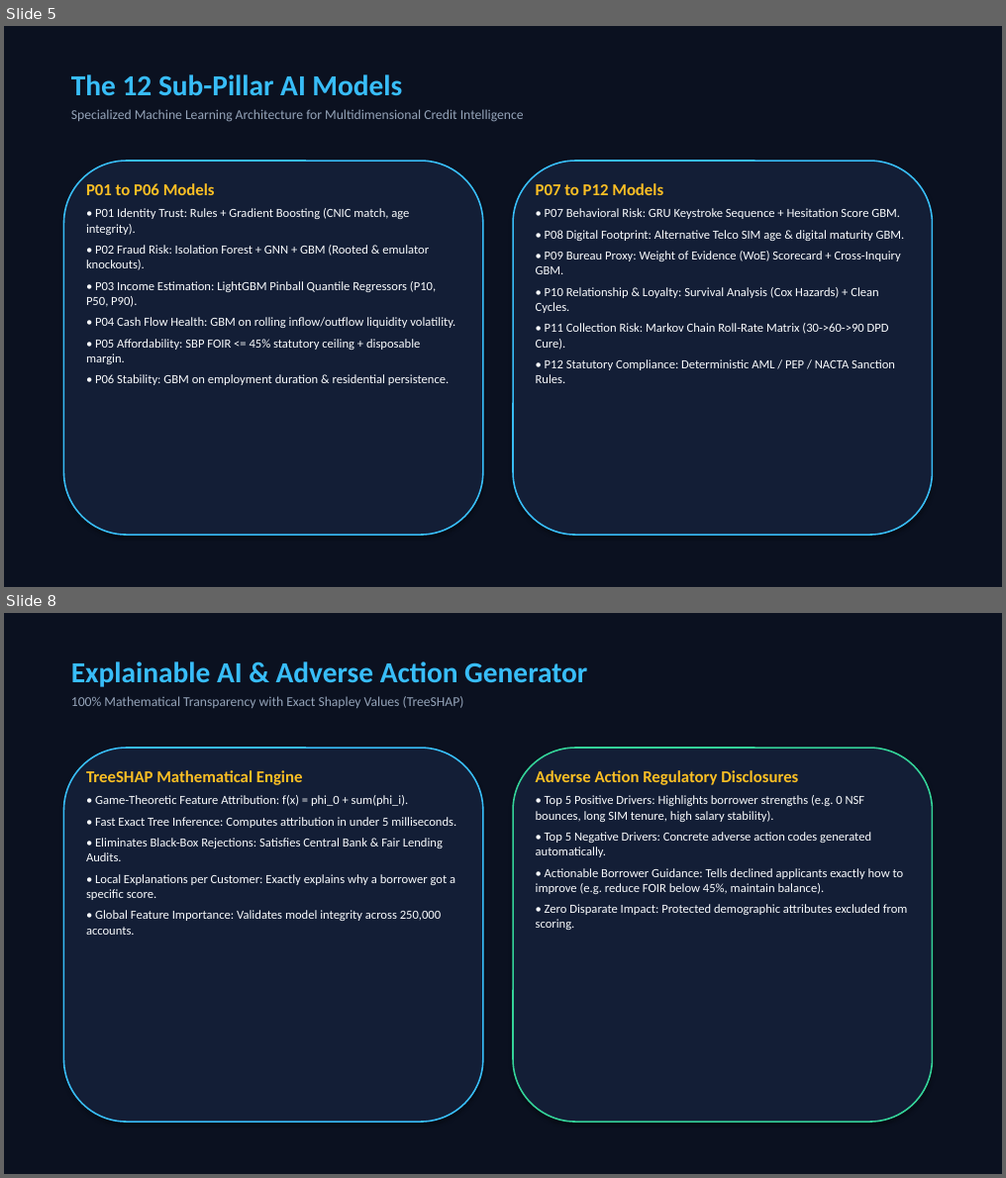
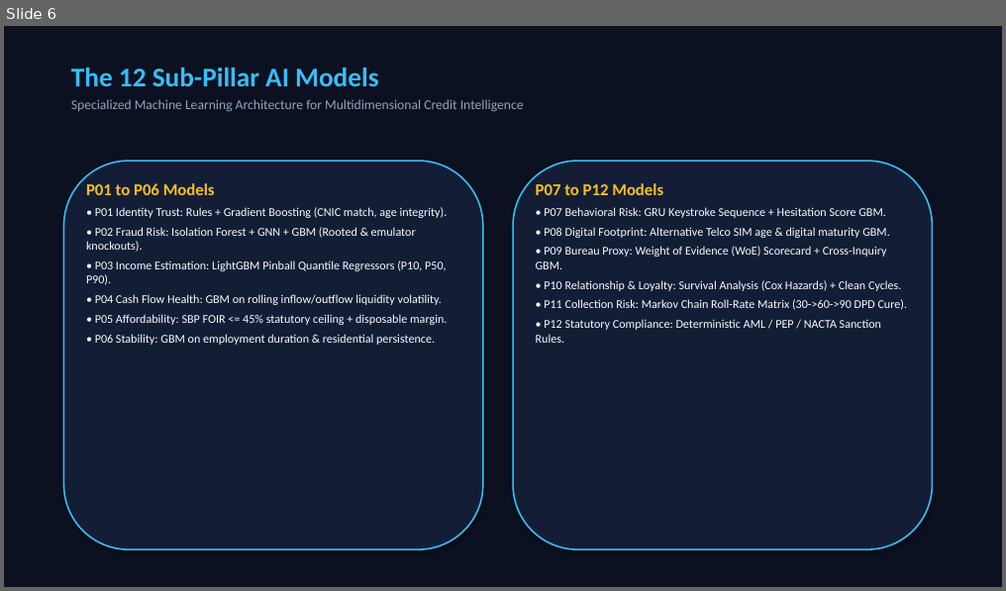
Before and after one commit to khayam1064/AI-CREDIT-SCORING, a slide deck: AI_Credit_Scoring_Conference_Master_Presentation.pptx. Shown one above the other, each under a label of ours: slides 5 and 8 before the commit, slide 6 after it; the slides between them are not shown. The pictures are 1006x1178 and 1006x591 pixels, drawn with LibreOffice and Linux fonts; fonts in the diff are those of the drawing. Boxes give left, top, right and bottom in pixels: in the first picture for what was removed or moved away, otherwise in the second. Text is boxed around its words. In the diff, an @@ line names an element or a change of style, - is before the commit and + after.

Commit message:
Enhance conference presentation with flow.png, ROC curve, grade distribution, IFRS 9, and SHAP charts

```diff
--- a/AI_Credit_Scoring_Conference_Master_Presentation.pptx
+++ b/AI_Credit_Scoring_Conference_Master_Presentation.pptx
@@ slide 8 removed at [4,613,1002,1174], background #FFFFFF @@
@@ rectangle removed at [4,613,1002,1174] @@
@@ text removed at [71,662,587,708] @@
-Explainable AI & Adverse Action Generator
-100% Mathematical Transparency with Exact Shapley Values (TreeSHAP)
@@ rounded rectangle removed at [63,748,483,1122] @@
@@ rounded rectangle removed at [513,748,933,1122] @@
@@ text removed at [86,770,456,935] @@
-TreeSHAP Mathematical Engine
-• Game-Theoretic Feature Attribution: f(x) = phi_0 + sum(phi_i).
-• Fast Exact Tree Inference: Computes attribution in under 5 milliseconds.
-• Eliminates Black-Box Rejections: Satisfies Central Bank & Fair Lending Audits.
-• Local Explanations per Customer: Exactly explains why a borrower got a specific score.
-• Global Feature Importance: Validates model integrity across 250,000 accounts.
@@ text removed at [536,770,908,930] @@
-Adverse Action Regulatory Disclosures
-• Top 5 Positive Drivers: Highlights borrower strengths (e.g. 0 NSF bounces, long SIM tenure, high salary stability).
-• Top 5 Negative Drivers: Concrete adverse action codes generated automatically.
-• Actionable Borrower Guidance: Tells declined applicants exactly how to improve (e.g. reduce FOIR below 45%, maintain balance).
-• Zero Disparate Impact: Protected demographic attributes excluded from scoring.
@@ what was slide 5 is now slide 6 @@
@@ slide 6 changed as well @@
@@ text "The 12 Sub-Pillar AI Models": place and size @@
-text "The 12 Sub-Pillar AI Models" at [71,75,524,122]
+text "The 12 Sub-Pillar AI Models" at [71,68,524,112]
@@ text at [71,68,378,86]: size 28 to 26 pt in "The 12 Sub-Pillar AI Models" @@
@@ rounded rectangle: place and size @@
-rounded rectangle at [63,161,483,535]
+rounded rectangle at [63,161,483,550]
@@ rounded rectangle: place and size @@
-rounded rectangle at [513,161,933,535]
+rounded rectangle at [513,161,933,550]
@@ text at [86,207,448,345]: size 12 to 11.5 pt; less space between paragraphs @@
@@ text at [536,207,908,343]: size 12 to 11.5 pt; less space between paragraphs @@
```
Also in this commit, not shown: 9 other slides changed, 4 slides added, 1 other slide removed, 4 other files.
